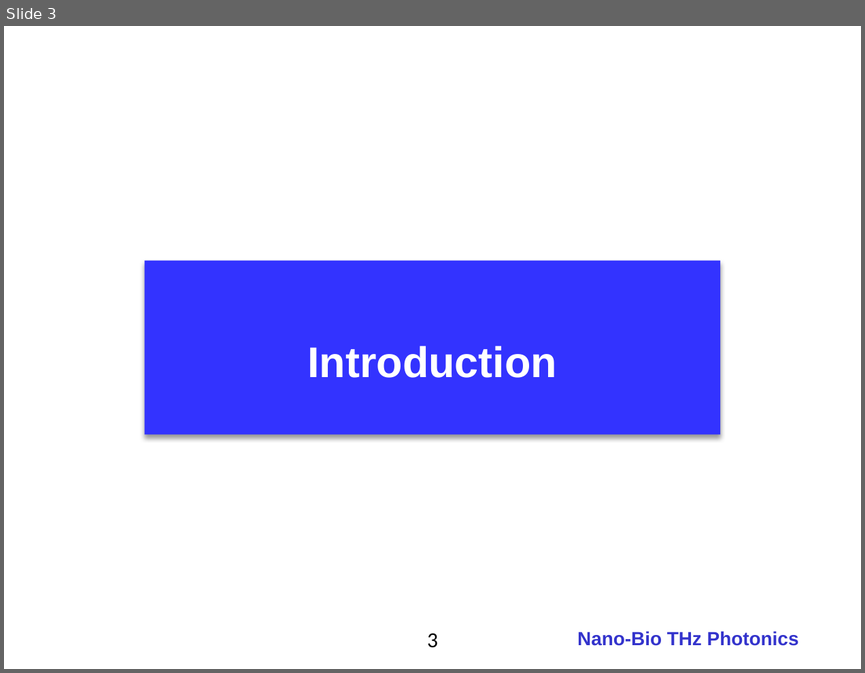
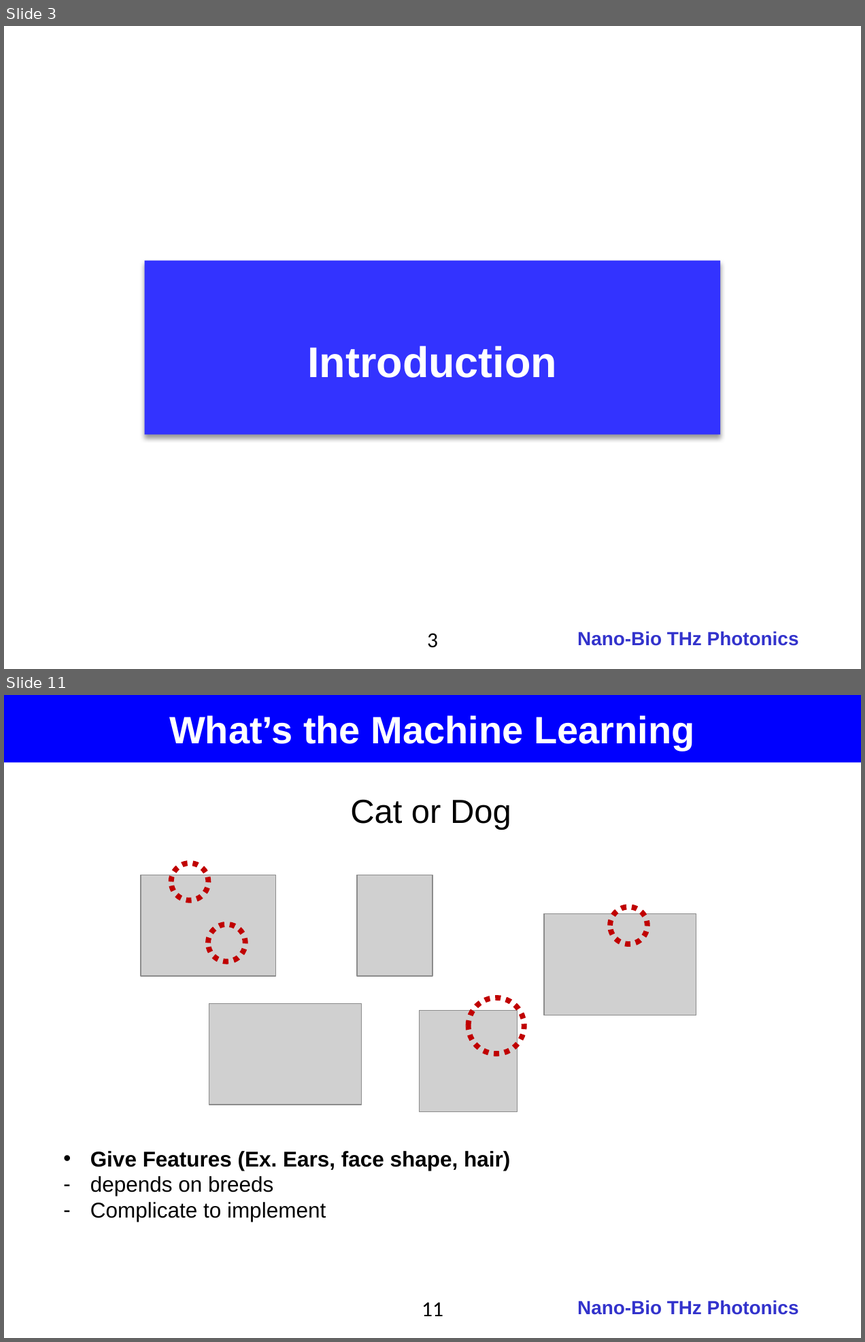
Before and after one commit to jglee96/NBTP_Lab, a slide deck: 개인/석사학위논문/Thesis_Presentation.pptx. Shown one above the other, each under a label of ours: slide 3 before the commit, slides 3 and 11 after it; the slides between them are not shown. The pictures are 865x673 and 865x1342 pixels, drawn with LibreOffice and Linux fonts; fonts in the diff are those of the drawing; grey boxes stand for pictures; background and template pictures are left out. Boxes give left, top, right and bottom in pixels: in the first picture for what was removed or moved away, otherwise in the second. Text is boxed around its words. In the diff, an @@ line names an element or a change of style, - is before the commit and + after.

```diff
--- a/개인/석사학위논문/Thesis_Presentation.pptx
+++ b/개인/석사학위논문/Thesis_Presentation.pptx
@@ slide 11 added at box(4, 695, 861, 1338), background #FFFFFF; not listed: 1 template element that a slide beside it also shows @@
@@ rectangle added at box(4, 695, 861, 763), fill #0000FF, 32 pt, text #FFFFFF, bold @@
+What’s the Machine Learning
@@ text added at box(350, 799, 511, 830), 28 pt, text #000000 @@
+Cat or Dog
@@ picture added at box(141, 875, 277, 976) @@
@@ ellipse added at box(171, 863, 208, 900), outline #C00000 4.5 pt dashed @@
@@ picture added at box(357, 875, 432, 976) @@
@@ picture added at box(544, 913, 696, 1015) @@
@@ ellipse added at box(610, 906, 647, 943), outline #C00000 4.5 pt dashed @@
@@ ellipse added at box(208, 923, 245, 961), outline #C00000 4.5 pt dashed @@
@@ ellipse added at box(468, 998, 524, 1053), outline #C00000 4.5 pt dashed @@
@@ picture added at box(209, 1004, 361, 1104) @@
@@ picture added at box(419, 1011, 517, 1111) @@
@@ text added at box(90, 1151, 510, 1221), 18 pt, text #000000, bold @@
+• Give Features (Ex. Ears, face shape, hair)
+– depends on breeds
+– Complicate to implement
@@ page number added at box(422, 1302, 443, 1316), 18 pt, text #000000 @@
+11
```
Also in this commit, not shown: 2 slides changed, 32 other slides added, 9 other files.
